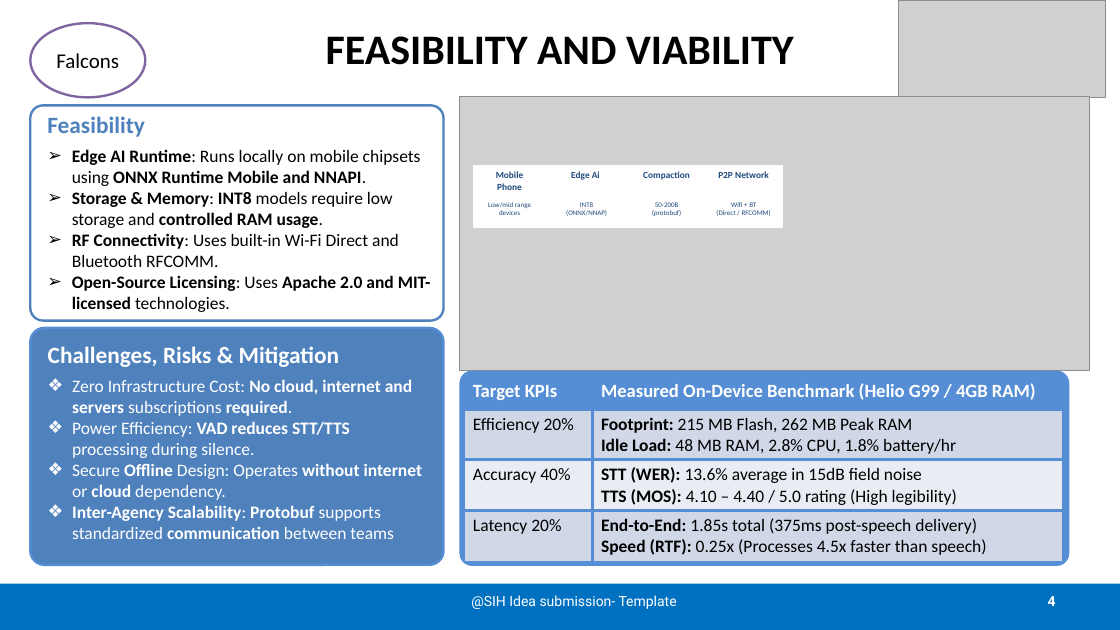
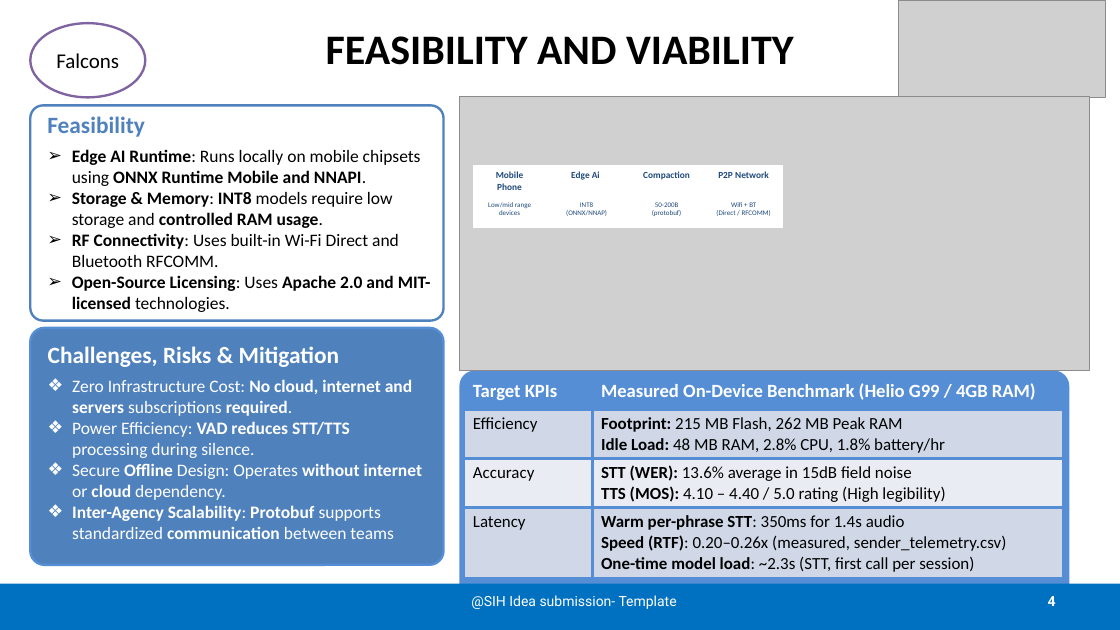
Before and after one commit to Precise-Goals/iTantra-Communication-Ecosystem, a slide deck: slide 4 of Falcons_SIH26173_iTantra.pptx. Drawn at 1120x630 pixels with LibreOffice and Linux fonts; fonts in the diff are those of the drawing; grey boxes stand for pictures. Boxes give left, top, right and bottom in pixels: in the first picture for what was removed or moved away, otherwise in the second. Text is boxed around its words. In the diff, an @@ line names an element or a change of style, - is before the commit and + after.

```diff
--- a/Falcons_SIH26173_iTantra.pptx
+++ b/Falcons_SIH26173_iTantra.pptx
@@ rounded rectangle: place and size @@
-rounded rectangle at (460, 372, 1068, 565)
+rounded rectangle at (460, 372, 1068, 609)
@@ table at (465, 376, 1063, 577) @@
-row 2, column 1: Efficiency 20%
+row 2, column 1: Efficiency
-row 3, column 1: Accuracy 40%
+row 3, column 1: Accuracy
-row 4, column 1: Latency 20%
+row 4, column 1: Latency
-row 4, column 2: End-to-End: 1.85s total (375ms post-speech delivery) / Speed (RTF): 0.25x (Processes 4.5x faster than speech)
+row 4, column 2: Warm per-phrase STT: 350ms for 1.4s audio / Speed (RTF): 0.20–0.26x (measured, sender_telemetry.csv) / One-time model load: ~2.3s (STT, first call per session)
@@ size 15 to 14.5 pt in "Footprint: 215 MB Flash, 262 MB Peak ...", "Idle Load: 48 MB RAM, 2.8% CPU, ...", "STT (WER): 13.6% average in 15dB field ...", "TTS (MOS): 4.10 – 4.40 / 5.0 ..." @@
```
Also in this commit, not shown: 1 other slide changed, 1 other file.
